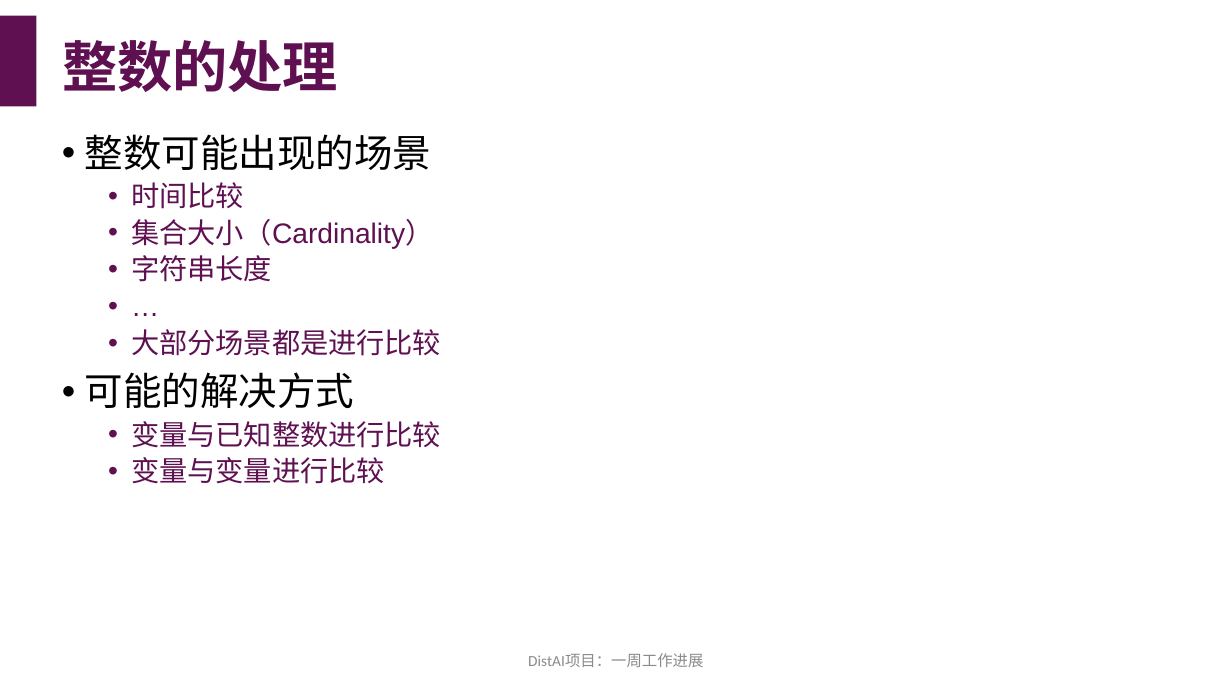
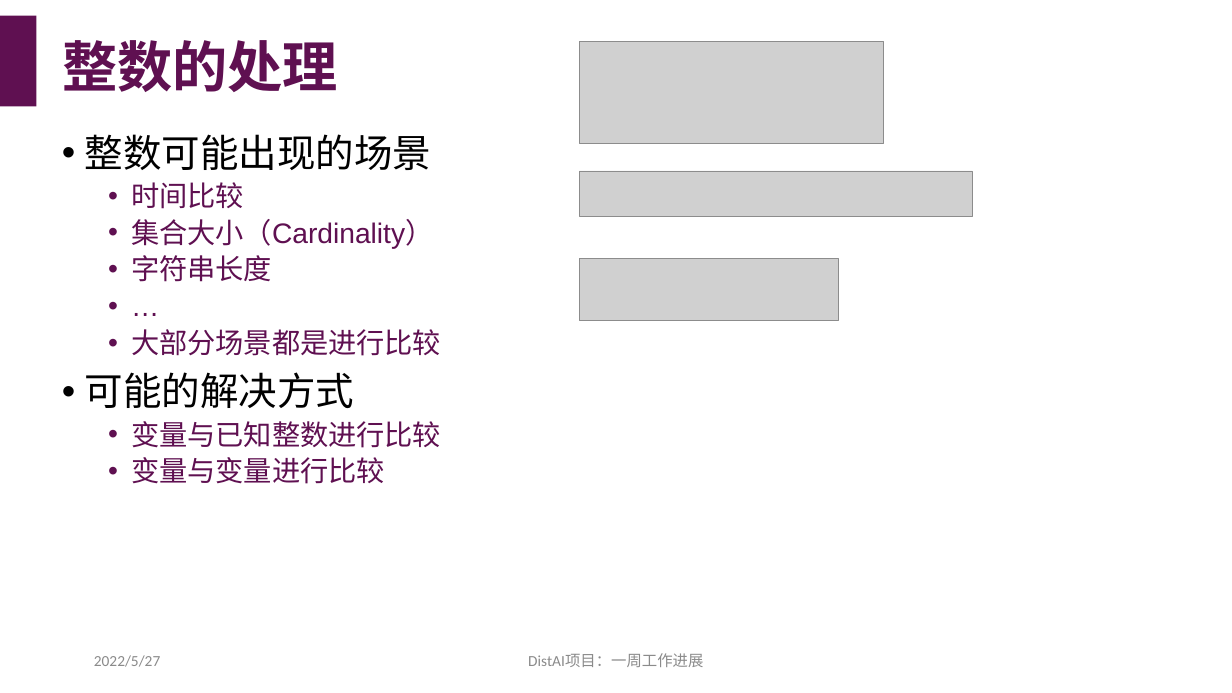
Before and after one commit to hengxin/dist-ai, a slide deck: slide 15 of reports/8-20220520-一周工作进展.pptx. Drawn at 1232x693 pixels with LibreOffice and Linux fonts; fonts in the diff are those of the drawing; grey boxes stand for pictures. Boxes give left, top, right and bottom in pixels: in the first picture for what was removed or moved away, otherwise in the second. Text is boxed around its words. In the diff, an @@ line names an element or a change of style, - is before the commit and + after.

```diff
--- a/reports/8-20220520-一周工作进展.pptx
+++ b/reports/8-20220520-一周工作进展.pptx
@@ picture added at <box>579,42,884,143</box> @@
@@ picture added at <box>579,171,972,216</box> @@
@@ picture added at <box>579,258,838,321</box> @@
@@ text added at <box>94,655,160,667</box>, 12 pt, text #8C8C8C @@
+2022/5/27
```
Also in this commit, not shown: 14 other slides changed, 1 slide added.
